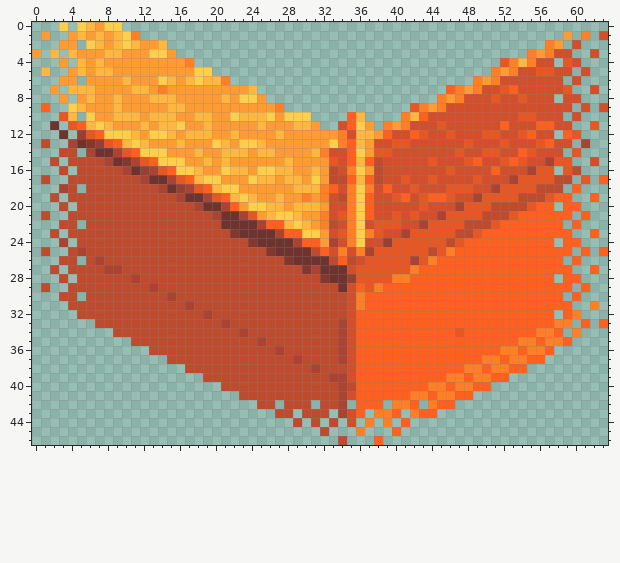
Two states of a pixel-art sprite, objects/asia/fidwell.scenery_large.bamborf3/images/02.png. The first picture shows the starting point.
The file is 64x47 pixels.
After:
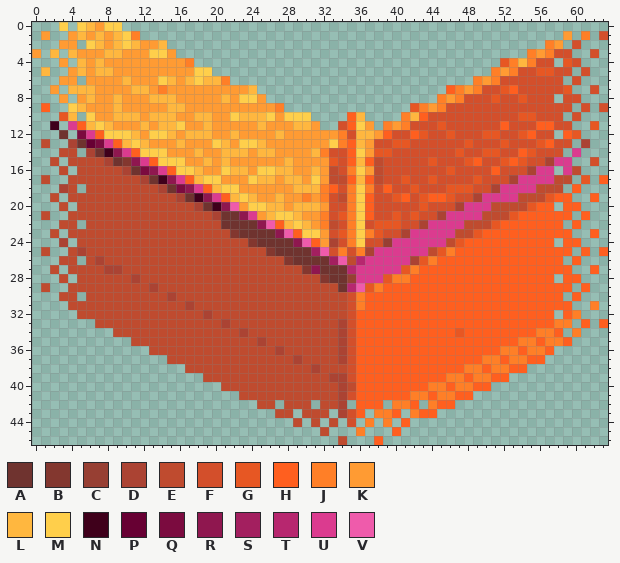
Palette (. is transparent): A #6f332f  B #83372f  C #973f33  D #ab4333  E #bf4b2f  F #d34f2b  G #e75723  H #ff5f1f  J #ff7f27  K #ff9b33  L #ffb73f  M #ffcf4b  N #3f001b  P #670033  Q #7b0b3f  R #8f174f  S #a31f5f  T #b7276f  U #db3b8f  V #ef5bab
Changes in this commit:
y 11: x 2 A -> N; x 4 G -> U
y 12: x 5..6 CG -> QU
y 13: x 6..8 BCG -> PQU
y 14: x 8..10 ADG -> NRU; x 60 G -> U
y 15: x 11..12 DG -> RU; x 58..59 GG -> UU
y 16: x 12..14 CDG -> QRU; x 56..57 GG -> UU; x 59 G -> U
y 17: x 14..16 ADG -> NRU; x 54..57 GGGG -> UUUU
y 18: x 16..18 CDG -> QRU; x 52..55 GGGG -> UUUU
y 19: x 18..20 ADG -> NRU; x 50..53 GGGG -> UUUU
y 20: x 20..22 ADH -> NRV; x 48..50 GGG -> UUU
y 21: x 23..24 DG -> RU; x 46..49 GGGG -> UUUU
y 22: x 25..26 DH -> RV; x 44..47 GGGG -> UUUU
y 23: x 27..28 DH -> RV; x 42..46 GGGGG -> UUUUU
y 24: x 29..30 DH -> RV; x 40..45 GGGGGG -> UUUUUU
y 25: x 31..32 EH -> SV; x 38..43 GGGGGG -> UUUUUU
y 26: x 33..34 EH -> SV; x 36..41 FGGGGG -> TUUUUU
y 27: x 31 D -> R; x 35..40 FGGGGG -> TUUUUU
y 28: x 36..38 GGG -> UUU
y 29: x 35..36 FH -> TV
Boxes around the changes in both pictures, in picture pixels (x1, y1, x2, y2):
changed: (50, 121, 581, 292)
